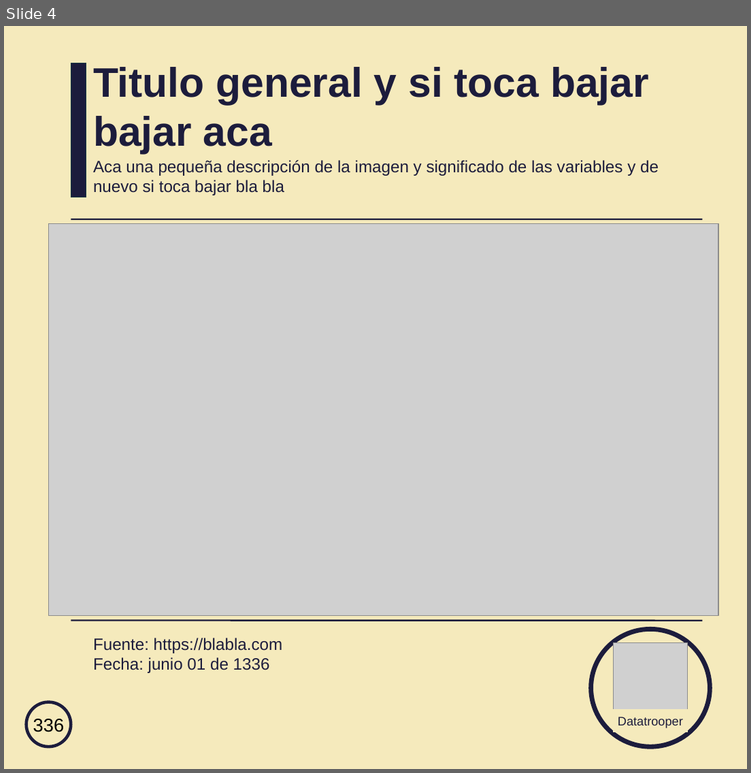
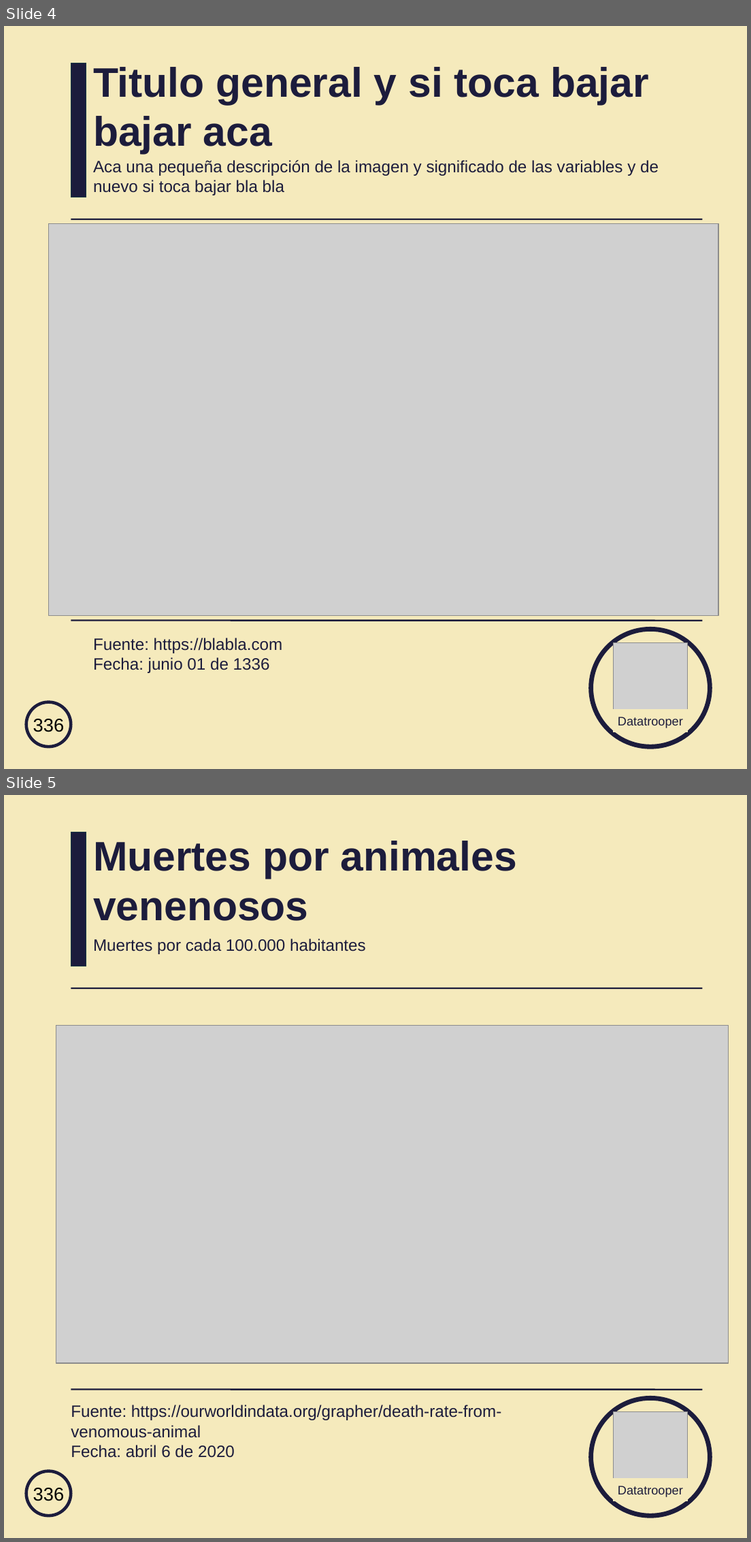
Before and after one commit to datatrooper/instatrooper, a slide deck: styles/instagram_templates.odp. Shown one above the other, each under a label of ours: slide 4 before the commit, slides 4 and 5 after it. The pictures are 751x773 and 751x1542 pixels, drawn with LibreOffice and Linux fonts; fonts in the diff are those of the drawing; grey boxes stand for pictures. Boxes give left, top, right and bottom in pixels: in the first picture for what was removed or moved away, otherwise in the second. Text is boxed around its words. In the diff, an @@ line names an element or a change of style, - is before the commit and + after.

```diff
--- a/styles/instagram_templates.odp
+++ b/styles/instagram_templates.odp
@@ slide 5 added at box(4, 795, 747, 1538), background #F5EABC @@
@@ rectangle added at box(71, 832, 86, 966), fill #1C1C3C, outline #153945 0 pt @@
@@ title added at box(93, 841, 517, 921), 40 pt, text #1C1C3C, bold @@
+Muertes por animales venenosos
@@ title added at box(93, 938, 366, 954), 16 pt, text #1C1C3C @@
+Muertes por cada 100.000 habitantes
@@ line added from (71, 988) to (702, 988), #1C1C3C 1.5 pt @@
@@ picture added at box(56, 1026, 728, 1363) @@
@@ title added at box(71, 1404, 501, 1457), 16 pt, text #1C1C3C @@
+Fuente: https://ourworldindata.org/grapher/death-rate-from-venomous-animal
+Fecha: abril 6 de 2020
@@ line added from (71, 1389) to (702, 1389), #1C1C3C 1.5 pt @@
@@ ellipse added at box(591, 1398, 709, 1515), fill #F5EABC, outline #1C1C3C 4.51 pt @@
@@ picture added at box(613, 1411, 687, 1486) @@
@@ ellipse added at box(26, 1471, 71, 1515), fill #F5EABC, outline #1C1C3C 3 pt, 18 pt, text #000000 @@
+336
@@ rectangle added at box(613, 1478, 687, 1500), fill #F5EABC, outline #F5EABC 0 pt, 12 pt, text #1C1C3C @@
+Datatrooper
```
Also in this commit, not shown: 13 other files.
